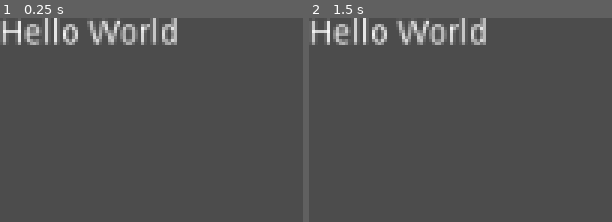
Above: before the commit, frames 1-2 (left to right).
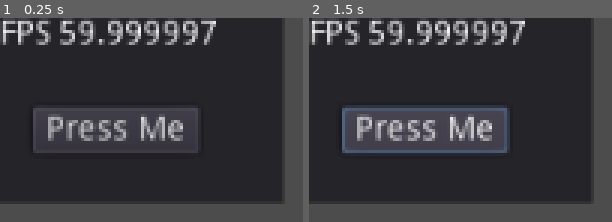
Above: after the commit, the same moments.

Repository: kumabotz/HelloGodot
Game: Godot game, scene res://SayHello.tscn
Same seed, same stepped clock (60 frames per second), same inputs: the game is played once before the commit and once after it. Before the commit the project starts from res://Hello.tscn.
Inputs (mouse positions are in pixels of both pictures, inside the frame that each line leads up to):
- Up to frame 1 (0.25 s): no input
- Up to frame 2 (1.5 s): click (424, 132) at 0.5 s, where only the run after the commit has a clickable "Press Me"; click (424, 132) at 1.25 s, where only the run after the commit has a clickable "Press Me"

The runs differ from the first frame. In frame 1, 74% of the frame differs, in the area x 0-94%, y 0-92%; in frame 2, 76%.
Error after the commit: Invalid set index 'text' (on base: 'null instance') with value of type 'String'. (res://SayHello.gd:20)

Commit message:
Initial commit

Diff:
--- a/Hello.tscn
+++ b/Hello.tscn
@@ -1,6 +1,28 @@
 [gd_scene format=2]
 
-[node name="Label" type="Label"]
-margin_right = 40.0
-margin_bottom = 14.0
-text = "Hello World"
+[node name="Panel" type="Panel"]
+margin_right = 155.0
+margin_bottom = 114.0
+__meta__ = {
+"_edit_use_anchors_": false
+}
+
+[node name="Label" type="Label" parent="."]
+margin_left = 30.4825
+margin_top = 35.5279
+margin_right = 117.482
+margin_bottom = 49.5279
+text = "This is a label"
+__meta__ = {
+"_edit_use_anchors_": false
+}
+
+[node name="Button" type="Button" parent="."]
+margin_left = 36.3688
+margin_top = 70.8455
+margin_right = 107.369
+margin_bottom = 90.8455
+text = "Press Me"
+__meta__ = {
+"_edit_use_anchors_": false
+}
--- /dev/null
+++ b/ProcessDelta.gd
@@ -0,0 +1,16 @@
+extends Label
+
+
+# Declare member variables here. Examples:
+# var a = 2
+# var b = "text"
+
+
+# Called when the node enters the scene tree for the first time.
+func _ready():
+	pass # Replace with function body.
+
+
+# Called every frame. 'delta' is the elapsed time since the previous frame.
+func _process(delta):
+	text = str(1/delta)
--- /dev/null
+++ b/SayHello.gd
@@ -0,0 +1,20 @@
+extends Panel
+
+
+# Declare member variables here. Examples:
+# var a = 2
+# var b = "text"
+
+
+# Called when the node enters the scene tree for the first time.
+func _ready():
+	get_node("Button").connect("pressed", self, "_on_Button_pressed")
+
+
+# Called every frame. 'delta' is the elapsed time since the previous frame.
+#func _process(delta):
+#	pass
+
+
+func _on_Button_pressed():
+	get_node("Label").text = "HELLO!"
--- /dev/null
+++ b/SayHello.tscn
@@ -0,0 +1,44 @@
+[gd_scene load_steps=3 format=2]
+
+[ext_resource path="res://SayHello.gd" type="Script" id=1]
+[ext_resource path="res://ProcessDelta.gd" type="Script" id=2]
+
+[node name="Node2D" type="Node2D"]
+
+[node name="Panel" type="Panel" parent="."]
+margin_right = 121.0
+margin_bottom = 79.0
+script = ExtResource( 1 )
+__meta__ = {
+"_edit_use_anchors_": false
+}
+
+[node name="FPSLabel" type="Label" parent="Panel"]
+margin_left = 0.477875
+margin_top = 0.0568619
+margin_right = 22.4779
+margin_bottom = 14.0569
+text = "FPS"
+__meta__ = {
+"_edit_use_anchors_": false
+}
+
+[node name="FPSValue" type="Label" parent="Panel"]
+margin_left = 24.5962
+margin_top = -0.420498
+margin_right = 111.596
+margin_bottom = 13.5795
+text = "0"
+script = ExtResource( 2 )
+__meta__ = {
+"_edit_use_anchors_": false
+}
+
+[node name="Button" type="Button" parent="Panel"]
+margin_left = 13.6646
+margin_top = 38.471
+margin_right = 84.6646
+margin_bottom = 58.471
+text = "Press Me"
+
+[connection signal="pressed" from="Panel/Button" to="Panel" method="_on_Button_pressed"]
--- /dev/null
+++ b/Timer.gd
@@ -0,0 +1,19 @@
+extends Node2D
+
+
+# Declare member variables here. Examples:
+# var a = 2
+# var b = "text"
+
+
+# Called when the node enters the scene tree for the first time.
+func _ready():
+	$Timer.connect("timeout", self, "_on_Timer_timeout")
+
+# Called every frame. 'delta' is the elapsed time since the previous frame.
+#func _process(delta):
+#	pass
+
+
+func _on_Timer_timeout():
+	$Sprite.visible = !$Sprite.visible
--- /dev/null
+++ b/Timer.tscn
@@ -0,0 +1,13 @@
+[gd_scene load_steps=3 format=2]
+
+[ext_resource path="res://icon.png" type="Texture" id=1]
+[ext_resource path="res://Timer.gd" type="Script" id=2]
+
+[node name="TimerExample" type="Node2D"]
+script = ExtResource( 2 )
+
+[node name="Timer" type="Timer" parent="."]
+autostart = true
+
+[node name="Sprite" type="Sprite" parent="."]
+texture = ExtResource( 1 )
--- a/project.godot
+++ b/project.godot
@@ -11,7 +11,7 @@
 [application]
 
 config/name="HelloGodot"
-run/main_scene="res://Hello.tscn"
+run/main_scene="res://SayHello.tscn"
 config/icon="res://icon.png"
 
 [physics]
